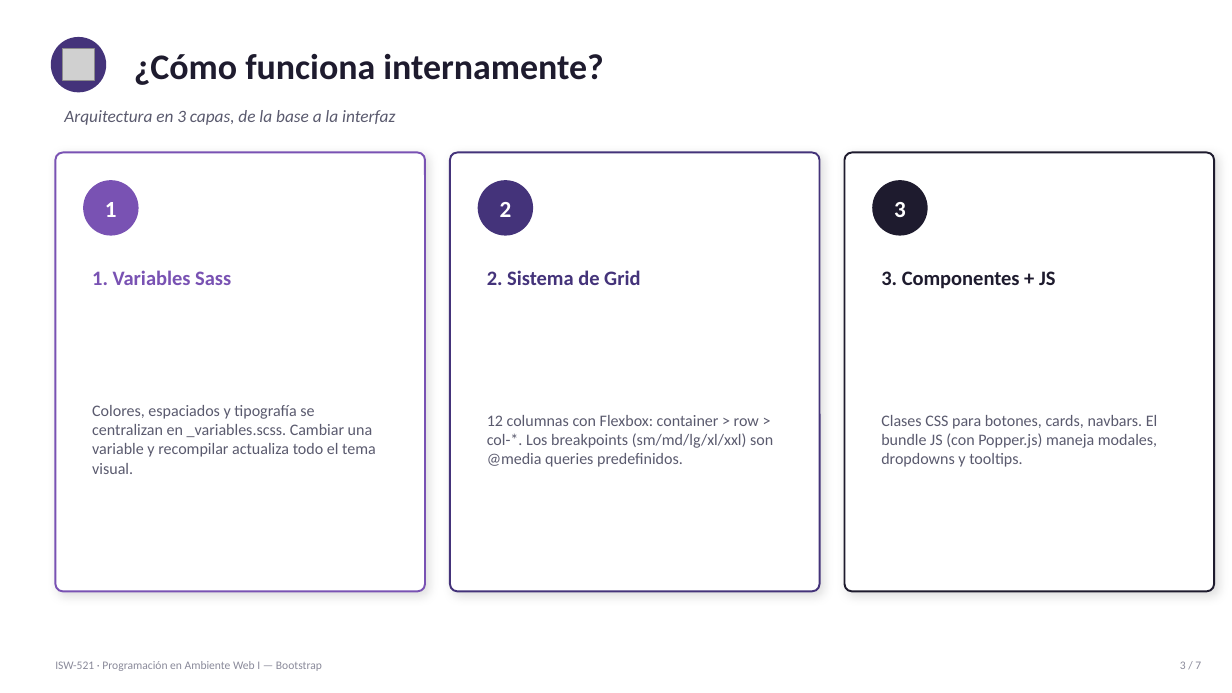
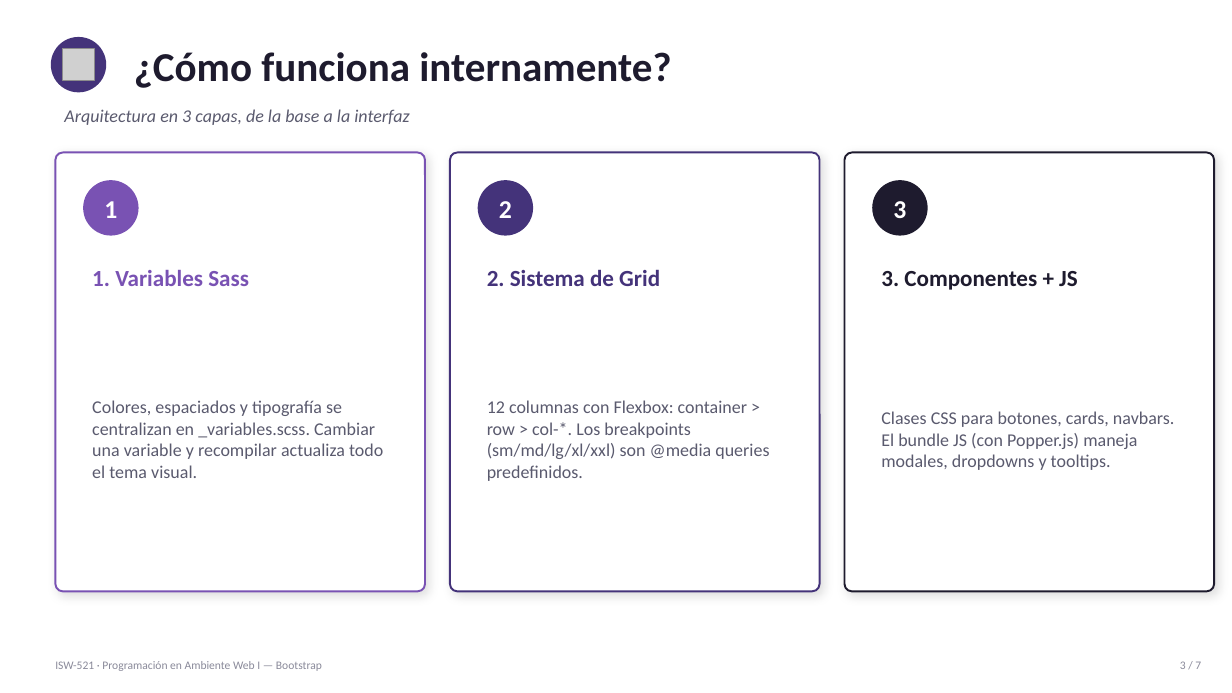
Before and after one commit to Ulisesrod/BootstrapExample, a slide deck: slide 3 of Bootstrap_Presentacion.pptx. Drawn at 1232x693 pixels with LibreOffice and Linux fonts; fonts in the diff are those of the drawing; grey boxes stand for pictures. Boxes give left, top, right and bottom in pixels: in the first picture for what was removed or moved away, otherwise in the second. Text is boxed around its words. In the diff, an @@ line names an element or a change of style, - is before the commit and + after.

```diff
--- a/Bootstrap_Presentacion.pptx
+++ b/Bootstrap_Presentacion.pptx
@@ text "¿Cómo funciona internamente?" at [134, 52, 671, 88]: size 28 to 32 pt @@
@@ text "Arquitectura en 3 capas, de ..." at [64, 109, 409, 125]: size 13.5 to 14 pt @@
@@ size 16 to 18 pt in 3 elements at [92, 270, 249, 286], [487, 269, 660, 286], [881, 271, 1078, 290] @@
@@ size 12.5 to 14 pt in 3 elements at [92, 400, 383, 478], [487, 400, 769, 481], [881, 411, 1175, 470] @@
```
Also in this commit, not shown: 6 other slides changed, 1 other file.
